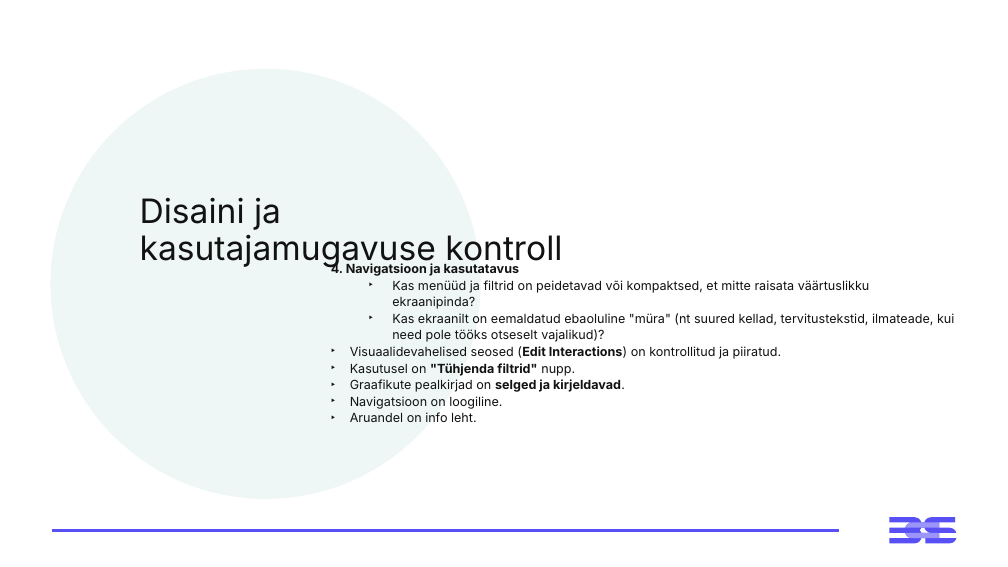
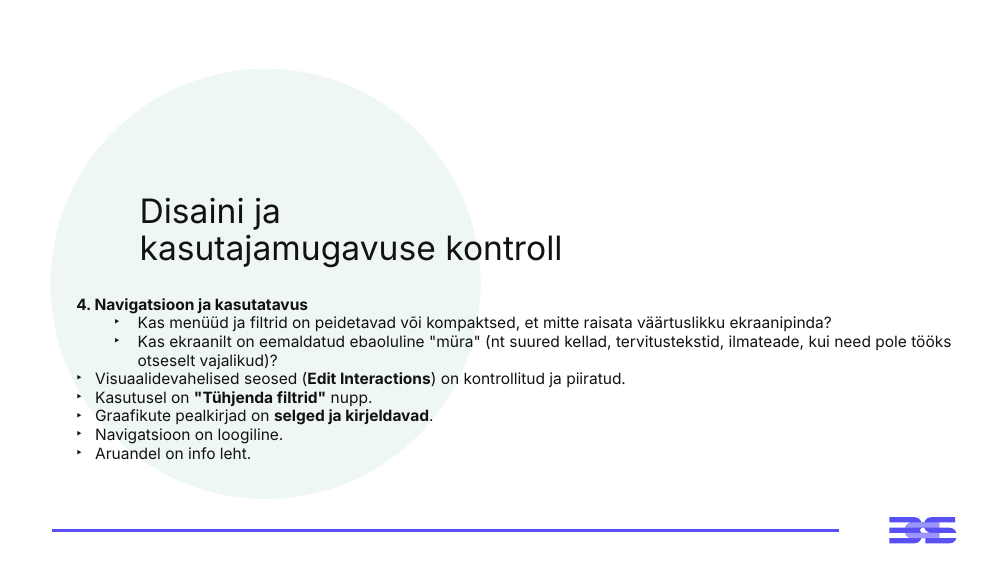
Before and after one commit to emilieabel/andmetarkus, a slide deck: slide 32 of Materjalid/Day3 M Visuaalid Andmelugu/3-paev-andmetarkus-esitlus.pptx (slide 26 before the commit). Drawn at 1008x567 pixels with LibreOffice and Linux fonts; fonts in the diff are those of the drawing. Boxes give left, top, right and bottom in pixels: in the first picture for what was removed or moved away, otherwise in the second. Text is boxed around its words. In the diff, an @@ line names an element or a change of style, - is before the commit and + after.

```diff
--- a/Materjalid/Day3 M Visuaalid Andmelugu/3-paev-andmetarkus-esitlus.pptx
+++ b/Materjalid/Day3 M Visuaalid Andmelugu/3-paev-andmetarkus-esitlus.pptx
@@ text "4. Navigatsioon ja kasutatavus": place and size @@
-text "4. Navigatsioon ja kasutatavus" at (331, 262, 954, 422)
+text "4. Navigatsioon ja kasutatavus" at (76, 298, 951, 459)
@@ text "4. Navigatsioon ja kasutatavus" at (76, 298, 951, 459): size 12 to 14.8 pt; line spacing 1.1 to 1 @@
```
Also in this commit, not shown: 14 other slides changed, 4 slides added, 4 slides removed, 4 other files.
